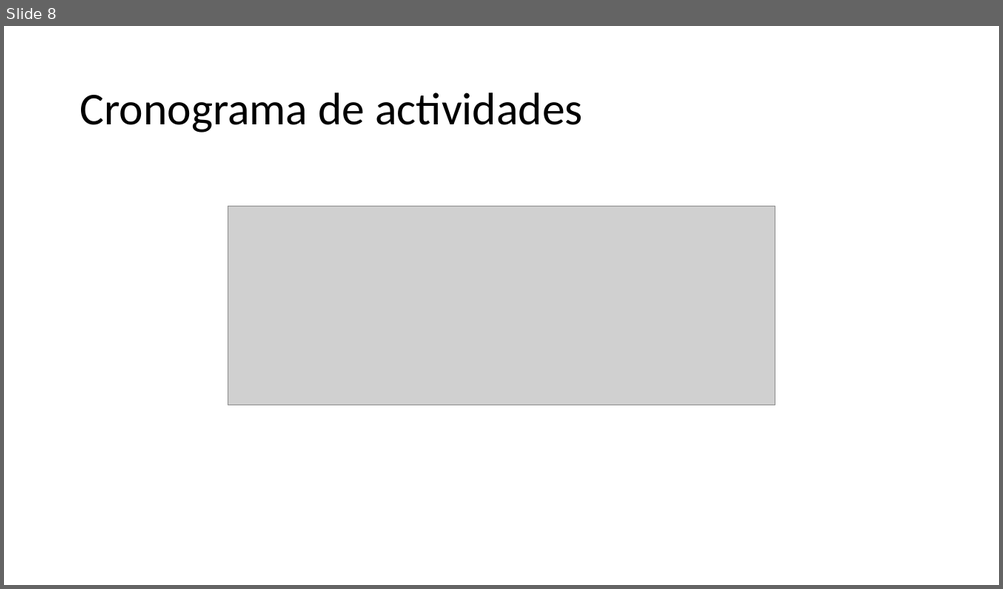
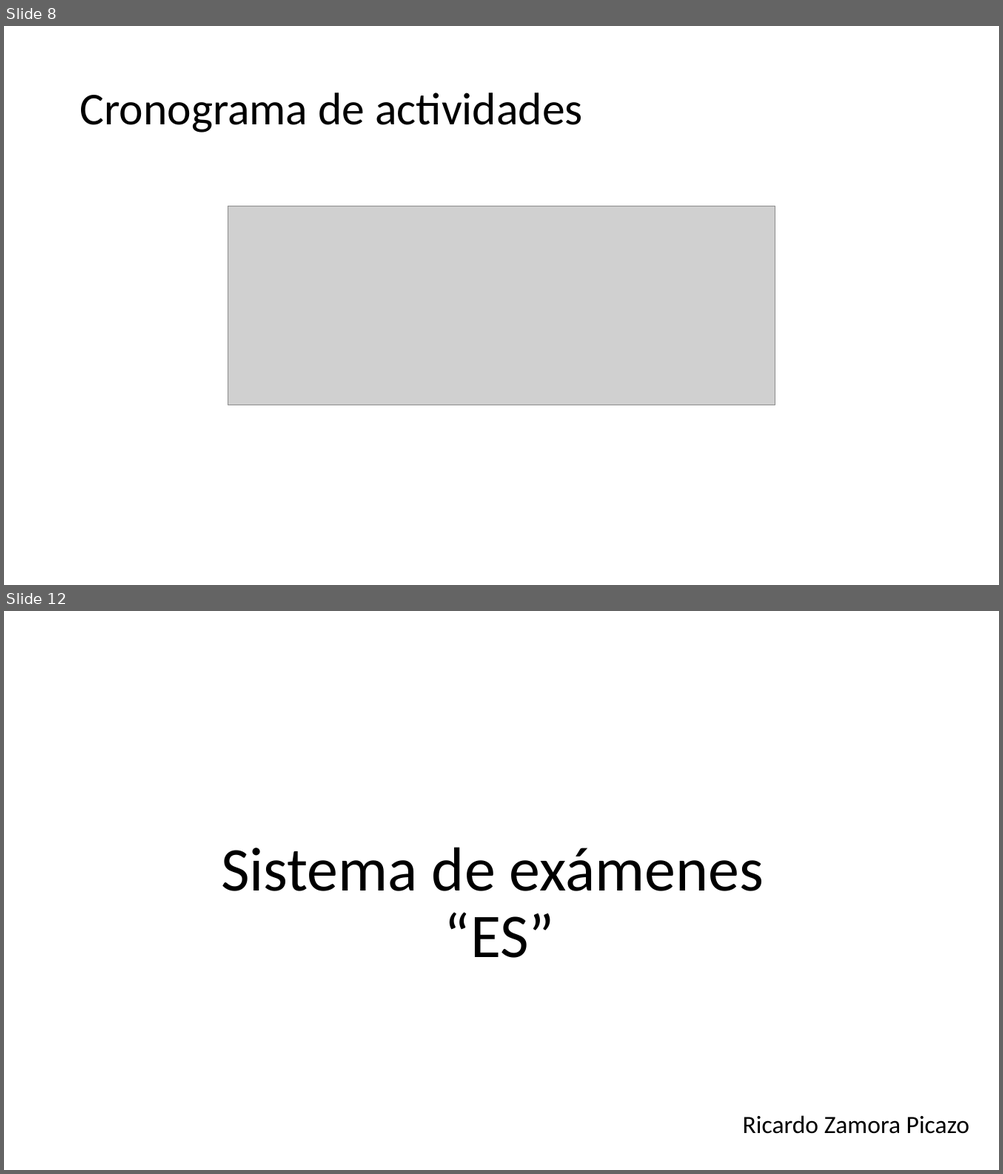
Before and after one commit to pzric/Proyectos-, a slide deck: proyecto2/documentos/Sistema de exámenes en línea.pptx. Shown one above the other, each under a label of ours: slide 8 before the commit, slides 8 and 12 after it; the slides between them are not shown. The pictures are 1003x589 and 1003x1174 pixels, drawn with LibreOffice and Linux fonts; fonts in the diff are those of the drawing; grey boxes stand for pictures. Boxes give left, top, right and bottom in pixels: in the first picture for what was removed or moved away, otherwise in the second. Text is boxed around its words. In the diff, an @@ line names an element or a change of style, - is before the commit and + after.

```diff
--- a/proyecto2/documentos/Sistema de exámenes en línea.pptx
+++ b/proyecto2/documentos/Sistema de exámenes en línea.pptx
@@ slide 12 added at (4, 611, 999, 1170), background #FFFFFF @@
@@ title added at (221, 847, 763, 958), 60 pt, text #000000 @@
+Sistema de exámenes
+“ES”
@@ subtitle added at (743, 1116, 969, 1134), 24 pt, text #000000 @@
+Ricardo Zamora Picazo
```
Also in this commit, not shown: 3 slides changed, 2 other slides added, 14 other files.
